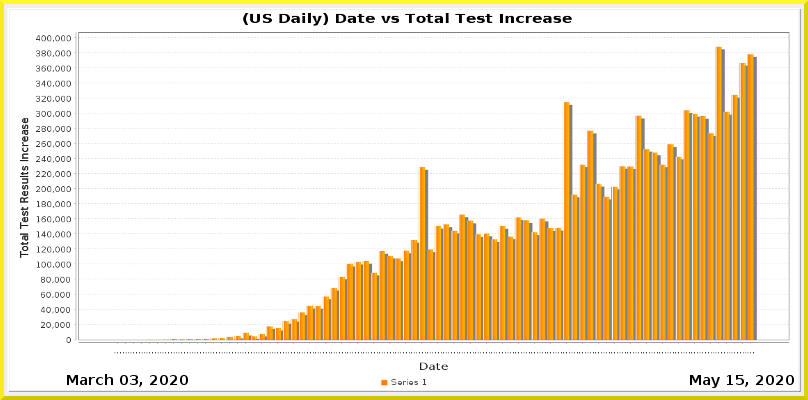
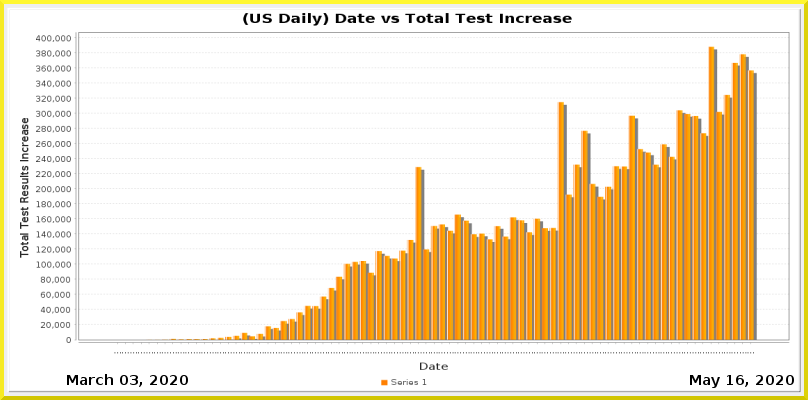
The second 808×400 image is a revision of the first. Changes to its layers:
painted on "Current Date" over (736, 375, 744, 385)
painted on "Date_vs_TestIncrease.png" over (8, 8, 802, 393)
